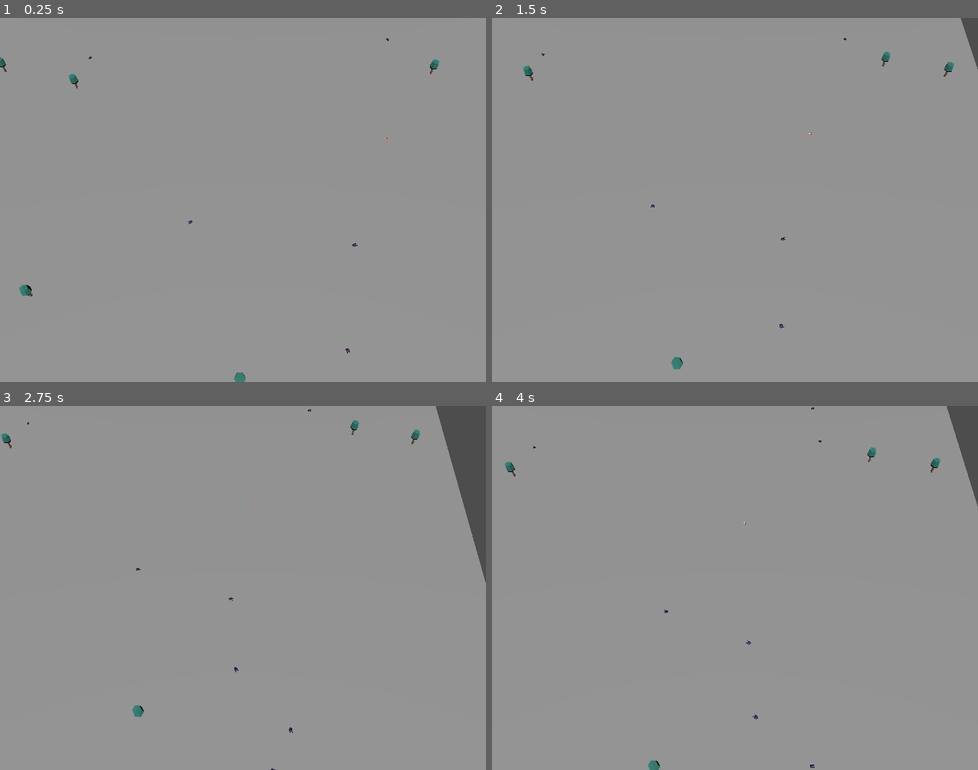
Above: before the commit, frames 1-4 (two rows, left to right).
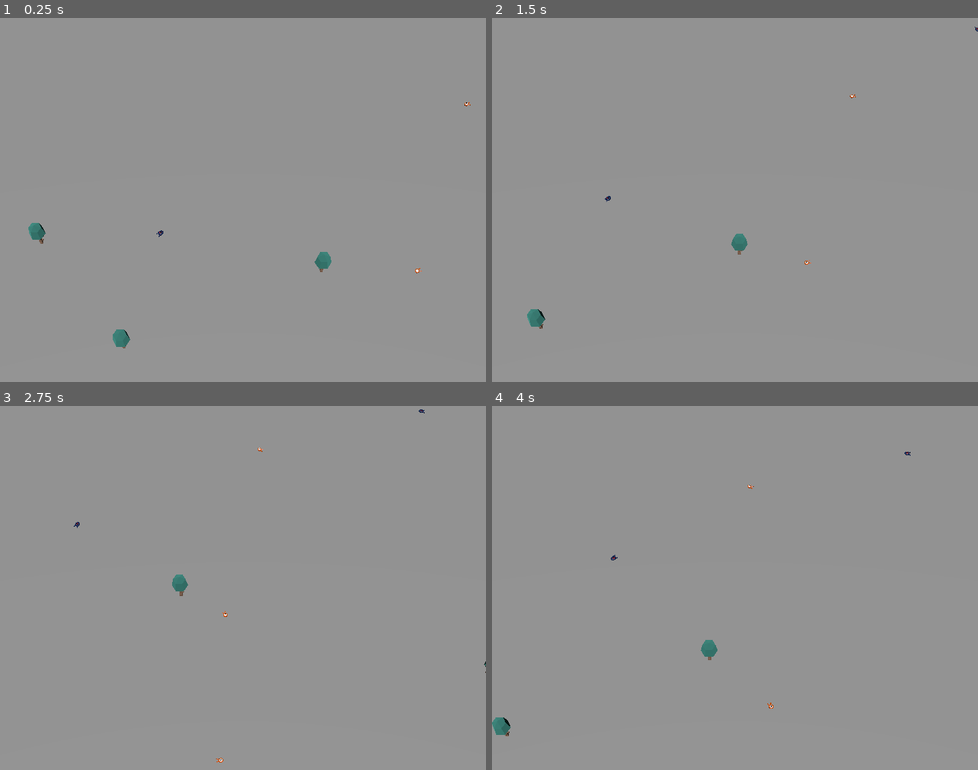
Above: after the commit, the same moments.

Repository: meowredstar/lou-et-jyothi
Game: Godot game, scene res://main.tscn
Same seed, same stepped clock (60 frames per second), same inputs: the game is played once before the commit and once after it.
Inputs:
- Up to frame 1 (0.25 s): no input
- Up to frame 2 (1.5 s): hold D (move_right) 0.53-1.28 s; hold S (move_back) from 1.28 s (still down)
- Up to frame 3 (2.75 s): release S (move_back) at 2.03 s; hold D (move_right) from 2.03 s (still down)
- Up to frame 4 (4 s): release D (move_right) at 2.78 s; hold Z (move_forward) 2.78-3.53 s; hold Q (move_left) from 3.53 s (still down)

The runs differ from the first frame. In frame 1, 0.7% of the frame differs, in the area x 0-97%, y 5-100%; in frame 2, 0.8%; in frame 3, 2.9%, in the area x 0-100%, y 0-100%; in frame 4, 1.5%.

Commit message:
ajout proies mangées par les pred, mort de vieillesse des agents, reproduction des agents, et age minimum de reproduction des proies

Diff:
--- a/wokeworld/main.gd
+++ b/wokeworld/main.gd
@@ -6,6 +6,32 @@
 @export var nb_mob: int = 100
 @export var nb_player: int = 100
 @export var nb_tree: int = 10
+
+
+
+
+func _on_mob_reproduce_mob(position):
+	var centre = $Ground/CollisionShape3D.position
+	var width = $Ground/CollisionShape3D.shape.extents
+	var mob = mob_scene.instantiate()
+	add_child(mob)
+
+	var offset = Vector3(randf_range(-1,1), 0, randf_range(-1,1))
+	mob.initialize(position + offset, centre, width)
+
+	mob.reproduce_mob.connect(_on_mob_reproduce_mob)
+
+func _on_player_reproduce_player(position):
+	var centre = $Ground/CollisionShape3D.position
+	var width = $Ground/CollisionShape3D.shape.extents
+	var player = player_scene.instantiate()
+	add_child(player)
+
+	var offset = Vector3(randf_range(-1,1), 0, randf_range(-1,1))
+	player.initialize(position + offset, centre, width)
+
+	player.reproduce_player.connect(_on_player_reproduce_player)
+
 
 func _ready() -> void:
 	var centre = $Ground/CollisionShape3D.position
@@ -19,6 +45,7 @@
 			0,
 			randf_range(centre.z-width.z,centre.z+width.z)
 			)
+		player.reproduce_player.connect(_on_player_reproduce_player)
 		add_child(player)
 		player.initialize(spawn_location, centre, width)
 
@@ -29,8 +56,9 @@
 			0,
 			randf_range(centre.z-width.z,centre.z+width.z)
 			)
+		mob.reproduce_mob.connect(_on_mob_reproduce_mob)
+		add_child(mob)
 		mob.initialize(spawn_location, centre, width)
-		add_child(mob)
 
 	for i in range(nb_tree):
 		var tree = tree_scene.instantiate()
--- a/wokeworld/main.tscn
+++ b/wokeworld/main.tscn
@@ -17,8 +17,8 @@
 player_scene = ExtResource("1_ig7tw")
 mob_scene = ExtResource("2_h2yge")
 tree_scene = ExtResource("4_1bvp3")
-nb_mob = 12
-nb_player = 2
+nb_mob = 10
+nb_player = 10
 
 [node name="Ground" type="StaticBody3D" parent="." unique_id=1706839525]
 transform = Transform3D(1, 0, 0, 0, 1, 0, 0, 0, 1, 0, -1, 0)
@@ -40,7 +40,7 @@
 
 [node name="Camera3D" type="Camera3D" parent="CameraPivot" unique_id=1922318119]
 transform = Transform3D(1, 0, 0, 0, 0.5, 0.8660254, 0, -0.8660254, 0.5, 5.57222, 326.17868, 202.32002)
-fov = 40.1
+fov = 26.2
 size = 100.0
 script = ExtResource("5_lquwl")
 
--- a/wokeworld/mob.gd
+++ b/wokeworld/mob.gd
@@ -8,14 +8,24 @@
 @export var min_turn_time = 1.0
 @export var max_turn_time = 3.0
 
+@onready var starvation_timer: Timer = $Starvation
+
+@export var reproduction_chance := 0.1
+@export var reproduction_interval := 5.0
+
+var reproduction_timer := 0.0
+
 var turn_timer = 0.0
 var area_center
 var area_width
 var current_speed
 
+@export var reproduction_min_age := 10.0
+var age := 0.0
+
 
 # Emitted when the player jumped on the mob.
-signal squashed
+#signal squashed
 
 func choose_random_direction():
 	var target = Vector3(
@@ -30,7 +40,19 @@
 
 	turn_timer = randf_range(min_turn_time, max_turn_time)
 
+signal reproduce_mob(position)
+
+
 func _physics_process(_delta):
+
+	age += _delta
+
+	reproduction_timer -= _delta
+
+	if reproduction_timer <= 0.0:
+		reproduction_timer = reproduction_interval
+		if randf() < reproduction_chance and age < reproduction_min_age:
+			reproduce_mob.emit(global_position)
 
 	turn_timer -= _delta
 
@@ -40,8 +62,15 @@
 	for body in $PreyDetector.get_overlapping_bodies():
 		if body.is_in_group("prey") :
 			velocity = velocity.rotated(Vector3.UP, -rotation.y)
-			look_at(body.position)
+			var target = body.global_position
+			target.y = global_position.y
+			look_at(target, Vector3.UP)
 			velocity = velocity.rotated(Vector3.UP, rotation.y)
+
+			if global_position.distance_to(body.global_position) < 2:
+				eat_prey(body)
+
+
 			break
 	move_and_slide()
 
@@ -103,9 +132,17 @@
 	velocity = velocity.rotated(Vector3.UP, rotation.y)
 	#print("après : ", velocity)
 
-func squash():
-	squashed.emit()
-	#queue_free()
+func eat_prey(prey):
+	if prey != null :
+		prey.queue_free()
+	starvation_timer.start()
+
+func _on_starvation_timeout() -> void:
+	queue_free()
+
+#func squash():
+	#squashed.emit()
+	##queue_free()
 
 
 func _on_life_expectancy_timeout() -> void:
--- a/wokeworld/mob.tscn
+++ b/wokeworld/mob.tscn
@@ -13,12 +13,11 @@
 collision_layer = 2
 collision_mask = 0
 script = ExtResource("1_nokgg")
-min_speed = 5
-max_speed = 10
+max_speed = 20
 
 [node name="Pivot" type="Node3D" parent="." unique_id=1975721448]
 
-[node name="Character" parent="Pivot" unique_id=1657556637 instance=ExtResource("1_dy6sc")]
+[node name="Character" parent="Pivot" unique_id=613918207 instance=ExtResource("1_dy6sc")]
 
 [node name="CollisionShape3D" type="CollisionShape3D" parent="." unique_id=749853117]
 transform = Transform3D(1, 0, 0, 0, 1, 0, 0, 0, 1, 0.033569336, 0.1703949, -0.04625702)
@@ -33,4 +32,9 @@
 wait_time = 60.0
 autostart = true
 
+[node name="Starvation" type="Timer" parent="." unique_id=1081863328]
+wait_time = 29.886000000000003
+autostart = true
+
 [connection signal="timeout" from="LifeExpectancy" to="." method="_on_life_expectancy_timeout"]
+[connection signal="timeout" from="Starvation" to="." method="_on_life_expectancy_timeout"]
--- a/wokeworld/player.gd
+++ b/wokeworld/player.gd
@@ -13,11 +13,20 @@
 @export var min_turn_time = 1.0
 @export var max_turn_time = 3.0
 
+@export var reproduction_chance := 0.1
+@export var reproduction_interval := 5.0
+
+var reproduction_timer := 0.0
+
 var current_speed: int
 var area_center: Vector3
 var area_width: Vector3
 var turn_timer = 0.0
 static var counter = 0
+
+@export var reproduction_min_age := 20.0
+
+var age := 0.0
 
 
 func choose_random_direction(start_position, ground_center, ground_half_size):
@@ -34,7 +43,20 @@
 
 	turn_timer = randf_range(min_turn_time, max_turn_time)
 
+signal reproduce_player(position)
+
 func _physics_process(delta):
+
+	age += delta
+
+
+	reproduction_timer -= delta
+
+	if reproduction_timer <= 0.0 :
+		reproduction_timer = reproduction_interval
+		if randf() <= reproduction_chance and age < reproduction_min_age:
+			reproduce_player.emit(global_position)
+
 	turn_timer -= delta
 
 	if turn_timer <= 0:
--- a/wokeworld/player.tscn
+++ b/wokeworld/player.tscn
@@ -16,7 +16,7 @@
 
 [node name="Pivot" type="Node3D" parent="." unique_id=1160553204]
 
-[node name="Character" parent="Pivot" unique_id=1229554666 instance=ExtResource("1_4flbx")]
+[node name="Character" parent="Pivot" unique_id=601728885 instance=ExtResource("1_4flbx")]
 
 [node name="CollisionShape3D" type="CollisionShape3D" parent="." unique_id=223330947]
 transform = Transform3D(1, 0, 0, 0, 1, 0, 0, 0, 1, 0.012110293, 1, -0.02020201)
Not shown: 1 places in wokeworld/main.tscn that only renumber resources
